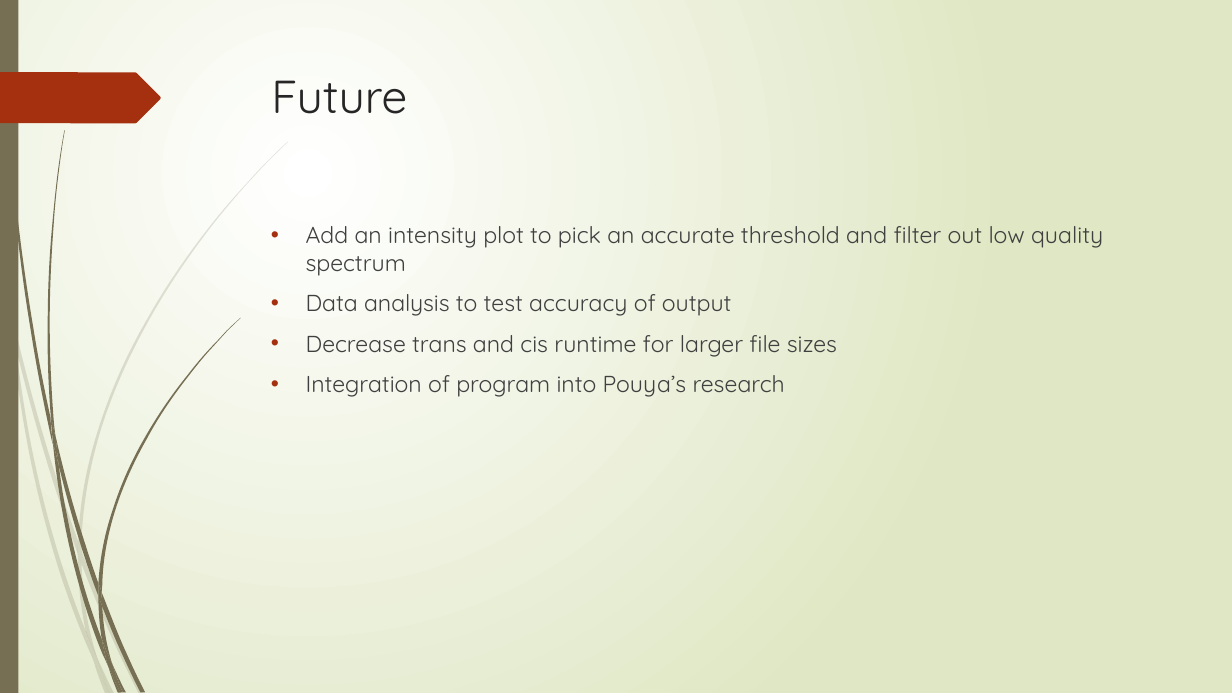
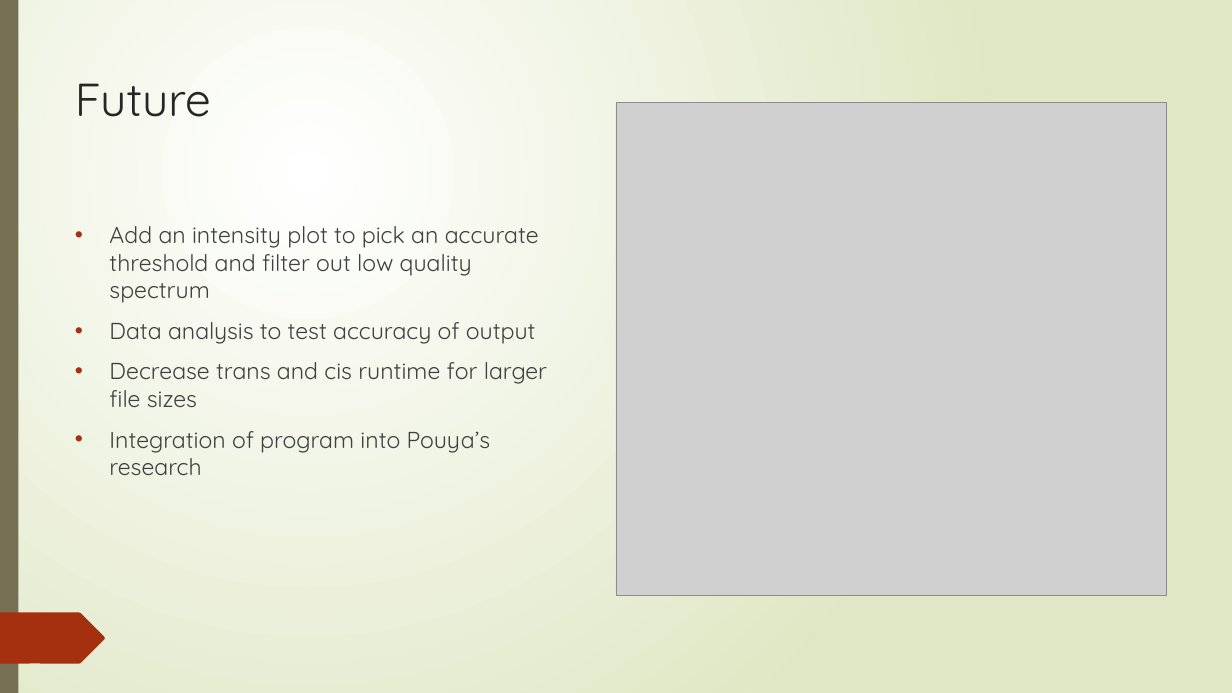
Before and after one commit to nhcha6/MersProject, a slide deck: slide 19 of MersProject/LabMeetingPresentation.pptx. Drawn at 1232x693 pixels with LibreOffice and Linux fonts; fonts in the diff are those of the drawing; grey boxes stand for pictures. Boxes give left, top, right and bottom in pixels: in the first picture for what was removed or moved away, otherwise in the second. Text is boxed around its words. In the diff, an @@ line names an element or a change of style, - is before the commit and + after.

```diff
--- a/MersProject/LabMeetingPresentation.pptx
+++ b/MersProject/LabMeetingPresentation.pptx
@@ rectangle removed at (0,0,18,693) @@
@@ rectangle added at (0,0,1232,693), fill gradient #FFFFFF to #DFE8C4 @@
@@ rectangle added at (0,0,18,693), fill #766F54 @@
@@ title "Future": place and size @@
-title "Future" at (271,80,407,114)
+title "Future" at (75,83,211,117)
@@ picture added at (616,103,1167,596) @@
@@ text "Add an intensity plot to ..." rewrapped from (306,226,1103,397) to (109,226,547,475) @@
@@ freeform shape added at (0,613,105,664), fill #A53010 @@
```
Also in this commit, not shown: 4 other slides changed.
